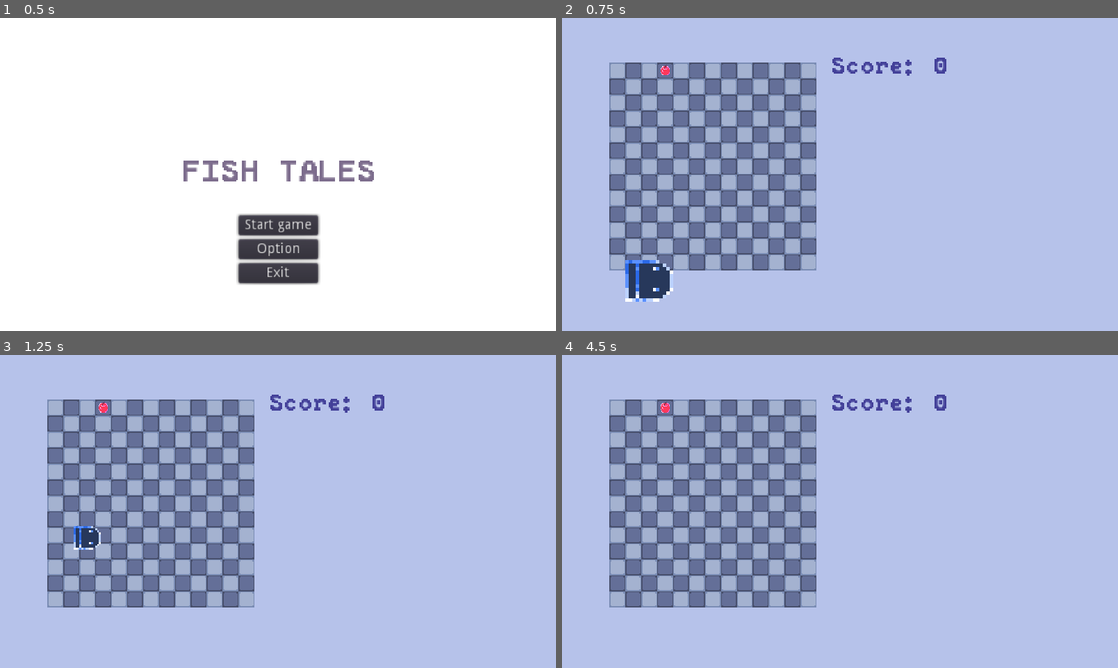
Above: before the commit, frames 1-4 (two rows, left to right).
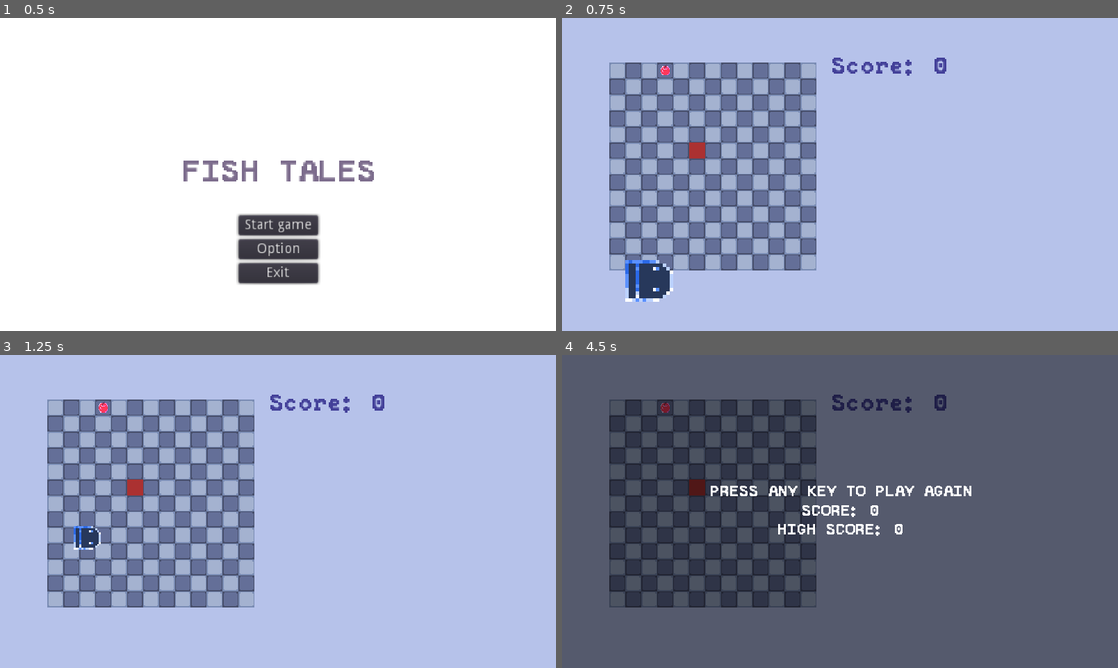
Above: after the commit, the same moments.

Repository: JustKwa/Snak-e
Game: Godot game, scene res://Scenes/main_menu.tscn
The game is run twice, just before and just after one commit, with the same random seed, the same clock (stepped at 60 frames per second) and the same inputs.
Inputs:
- Up to frame 1 (0.5 s): no input
- Up to frame 2 (0.75 s): click "Start game" at 0.5 s
- Up to frame 3 (1.25 s): no input
- Up to frame 4 (4.5 s): tap Enter at 1.25 s; hold Up (ui_up) 1.28-2.78 s; hold Left (ui_left) 2.78-4.28 s; tap Space at 4.25 s; hold Down (ui_down) from 4.28 s (still down)

Frame 1 is identical in both runs. In frame 2, 0.1% of the frame differs, in the area x 22-26%, y 39-45%; in frame 3, 0.1%; in frame 4, 100%, in the area x 0-100%, y 0-100%.
Error after the commit: Parse Error: Unique global class "Obstacle" already exists at path: res://Scripts/obstacle.gd (res://scripts/obstacle.gd:2)

Commit message:
rehaul spawn system

Diff:
--- a/Scenes/level.tscn
+++ b/Scenes/level.tscn
@@ -1,10 +1,12 @@
-[gd_scene load_steps=11 format=2]
+[gd_scene load_steps=13 format=2]
 
 [ext_resource path="res://Scenes/snake_controller.tscn" type="PackedScene" id=1]
+[ext_resource path="res://scripts/grid.gd" type="Script" id=2]
 [ext_resource path="res://Scripts/level.gd" type="Script" id=3]
 [ext_resource path="res://Scripts/score_board.gd" type="Script" id=4]
 [ext_resource path="res://Sprites/tileset.png" type="Texture" id=5]
 [ext_resource path="res://Scripts/level_collision.gd" type="Script" id=6]
+[ext_resource path="res://Scenes/obstacle.tscn" type="PackedScene" id=7]
 [ext_resource path="res://Sprites/background.png" type="Texture" id=8]
 [ext_resource path="res://PeaberryMono.ttf" type="DynamicFontData" id=9]
 [ext_resource path="res://Sprites/grid_walls.png" type="Texture" id=10]
@@ -118,7 +120,7 @@
 __meta__ = {
 "_edit_lock_": true
 }
-speed = 3.0
+speed = 4.0
 
 [node name="stage" type="Control" parent="."]
 margin_top = -3.0
@@ -155,6 +157,7 @@
 cell_custom_transform = Transform2D( 16, 0, 0, 16, 0, 0 )
 format = 1
 tile_data = PoolIntArray( 65537, 1, 0, 65539, 1, 0, 65541, 1, 0, 65543, 1, 0, 65545, 1, 0, 65547, 2, 0, 65548, 4, 0, 13 …(1328 unchanged characters)…
+script = ExtResource( 2 )
 __meta__ = {
 "_edit_lock_": true
 }
@@ -172,6 +175,9 @@
 polygon = PoolVector2Array( 229, 284, 12, 285, 20, 278, 224, 278, 224, 74, 20, 74, 20, 278, 11, 278, 15, 69, 227, 70 )
 
 [node name="snake" parent="." instance=ExtResource( 1 )]
+
+[node name="obstacle" parent="." instance=ExtResource( 7 )]
+position = Vector2( 104, 105 )
 
 [node name="score_board" type="Control" parent="."]
 modulate = Color( 0.266667, 0.254902, 0.603922, 1 )
--- /dev/null
+++ b/Scenes/obstacle.tscn
@@ -0,0 +1,16 @@
+[gd_scene load_steps=4 format=2]
+
+[ext_resource path="res://Sprites/obstacle.png" type="Texture" id=1]
+[ext_resource path="res://scripts/obstacle.gd" type="Script" id=2]
+
+[sub_resource type="RectangleShape2D" id=1]
+extents = Vector2( 7, 7 )
+
+[node name="obstacle" type="Area2D"]
+script = ExtResource( 2 )
+
+[node name="Obstacle" type="Sprite" parent="."]
+texture = ExtResource( 1 )
+
+[node name="CollisionShape2D" type="CollisionShape2D" parent="."]
+shape = SubResource( 1 )
--- a/Scenes/snake_controller.tscn
+++ b/Scenes/snake_controller.tscn
@@ -206,7 +206,7 @@
 
 [sub_resource type="Animation" id=9]
 resource_name = "hold_food"
-length = 4.0
+length = 2.7
 tracks/0/type = "value"
 tracks/0/path = NodePath("CanonHead:modulate")
 tracks/0/interp = 1
@@ -214,10 +214,10 @@
 tracks/0/imported = false
 tracks/0/enabled = true
 tracks/0/keys = {
-"times": PoolRealArray( 0, 4, 4.1 ),
-"transitions": PoolRealArray( 1, 1, 1 ),
-"update": 0,
-"values": [ Color( 1, 1, 1, 1 ), Color( 0.615686, 0.294118, 0.294118, 1 ), Color( 1, 1, 1, 1 ) ]
+"times": PoolRealArray( 0, 2.7 ),
+"transitions": PoolRealArray( 1, 1 ),
+"update": 0,
+"values": [ Color( 1, 1, 1, 1 ), Color( 0.615686, 0.294118, 0.294118, 1 ) ]
 }
 tracks/1/type = "method"
 tracks/1/path = NodePath("AnimationPlayer2")
@@ -226,7 +226,7 @@
 tracks/1/imported = false
 tracks/1/enabled = true
 tracks/1/keys = {
-"times": PoolRealArray( 4 ),
+"times": PoolRealArray( 2.7 ),
 "transitions": PoolRealArray( 1 ),
 "values": [ {
 "args": [ "neutral", -1, 1.0, false ],
@@ -240,7 +240,7 @@
 tracks/2/imported = false
 tracks/2/enabled = true
 tracks/2/keys = {
-"times": PoolRealArray( 4 ),
+"times": PoolRealArray( 2.7 ),
 "transitions": PoolRealArray( 1 ),
 "values": [ {
 "args": [ "eat_shoot", -1, 1.0, false ],
--- a/Scripts/food.gd
+++ b/Scripts/food.gd
@@ -1,4 +1,4 @@
-extends Node2D
+extends SpawnItem
 
 signal food_eaten
 
--- /dev/null
+++ b/Scripts/grid.gd
@@ -0,0 +1,9 @@
+extends TileMap
+
+var cell_occupied
+
+signal occupied_cells(cells)
+
+
+func _physics_process(_delta):
+	emit_signal("occupied_cells", cell_occupied)
--- /dev/null
+++ b/Scripts/item.gd
@@ -0,0 +1,10 @@
+extends Node2D
+class_name SpawnItem
+
+signal spawned(spawn_location)
+
+var spawn_location = self.location
+
+
+func _ready():
+	emit_signal("spawned", spawn_location)
--- /dev/null
+++ b/Scripts/item_controller.gd
@@ -0,0 +1 @@
+extends Node2D
--- /dev/null
+++ b/Scripts/obstacle.gd
@@ -0,0 +1,2 @@
+extends SpawnItem
+class_name Obstacle
--- a/project.godot
+++ b/project.godot
@@ -9,19 +9,31 @@
 config_version=4
 
 _global_script_classes=[ {
-"base": "Resource",
+"base": "Reference",
 "class": "GlobalVar",
 "language": "GDScript",
 "path": "res://Scripts/global_var.gd"
+}, {
+"base": "SpawnItem",
+"class": "Obstacle",
+"language": "GDScript",
+"path": "res://Scripts/obstacle.gd"
 }, {
 "base": "Area2D",
 "class": "SnakeBody",
 "language": "GDScript",
 "path": "res://Scripts/snake_class.gd"
+}, {
+"base": "Node2D",
+"class": "SpawnItem",
+"language": "GDScript",
+"path": "res://Scripts/item.gd"
 } ]
 _global_script_class_icons={
 "GlobalVar": "",
-"SnakeBody": ""
+"Obstacle": "",
+"SnakeBody": "",
+"SpawnItem": ""
 }
 
 [application]
Binary file added: Sprites/obstacle.aseprite
Binary file added: Sprites/obstacle.png
Not shown, added: Sprites/obstacle.png.import
Not shown, changed: export_presets.cfg
Not shown, added: Export/V0.10.rar
Not shown, added: Export/V0.10/Snake game.exe
Not shown, added: Export/V0.10/Snake game.pck
